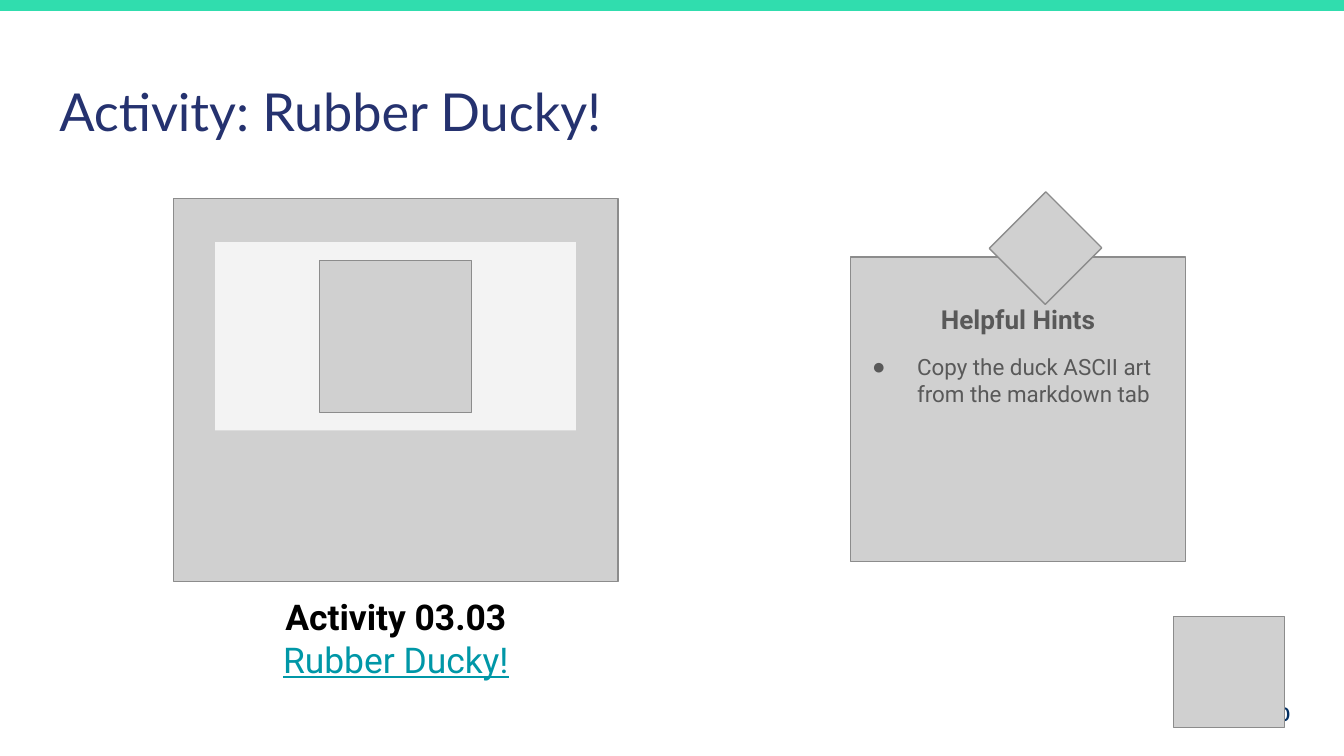
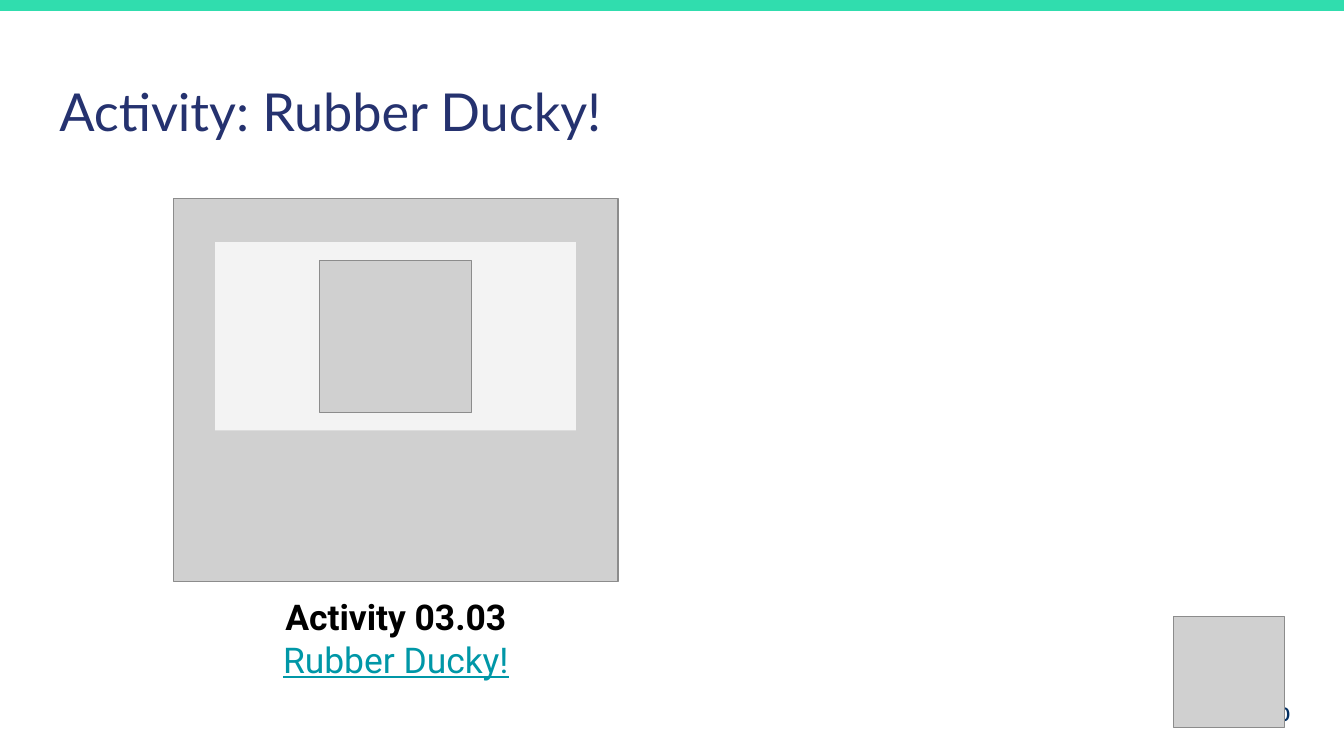
Before and after one commit to duari132/7iec-intro-coding, a slide deck: slide 70 of Lesson-3-Colour-Your-World/Lesson-3-Colour-Your-World.pptx. Drawn at 1344x756 pixels with LibreOffice and Linux fonts; fonts in the diff are those of the drawing; grey boxes stand for pictures. Boxes give left, top, right and bottom in pixels: in the first picture for what was removed or moved away, otherwise in the second. Text is boxed around its words. In the diff, an @@ line names an element or a change of style, - is before the commit and + after.

```diff
--- a/Lesson-3-Colour-Your-World/Lesson-3-Colour-Your-World.pptx
+++ b/Lesson-3-Colour-Your-World/Lesson-3-Colour-Your-World.pptx
@@ group removed at [851, 192, 1185, 560]: 2 pictures, 2 texts @@
-Helpful Hints
-● Copy the duck ASCII art from the markdown tab
```
Also in this commit, not shown: 1 other slide changed, 10 other files.
